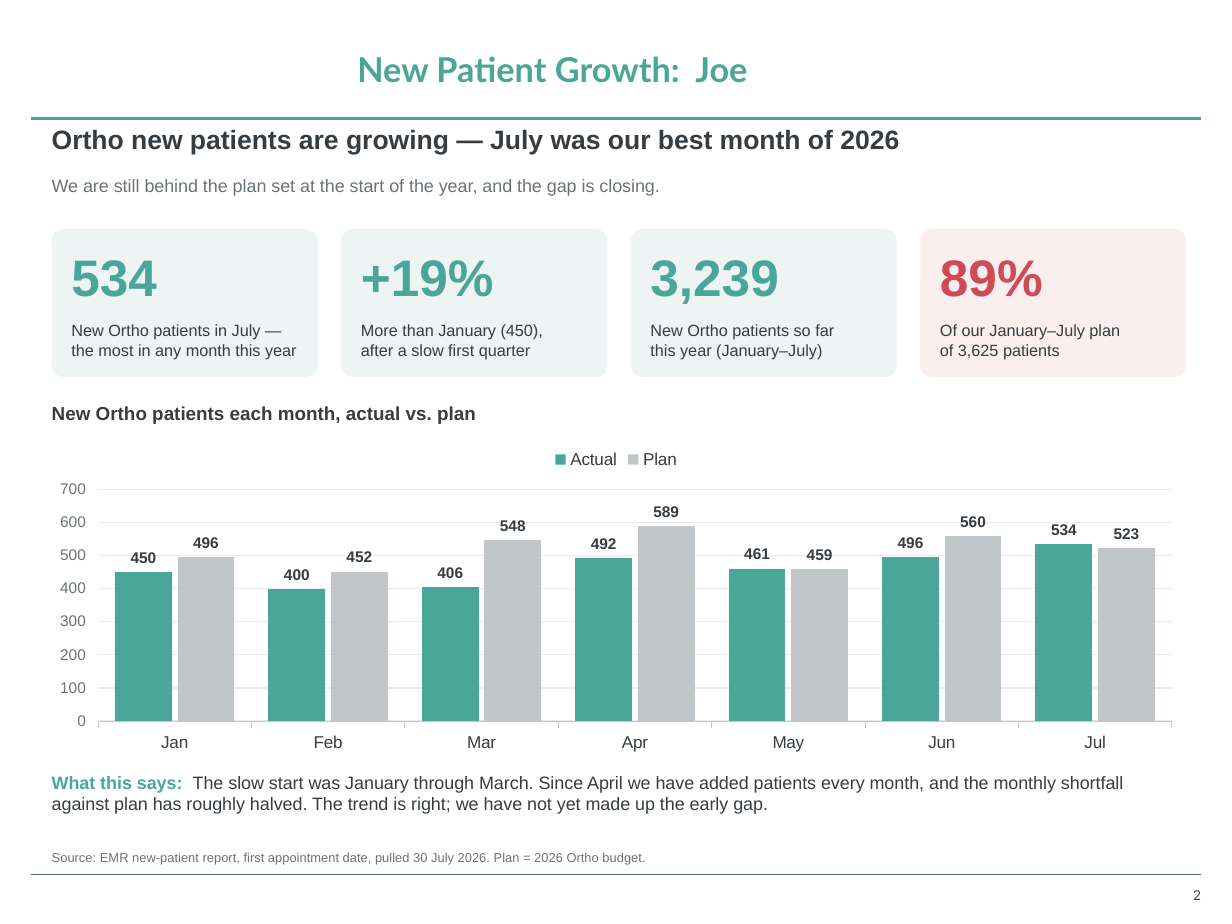
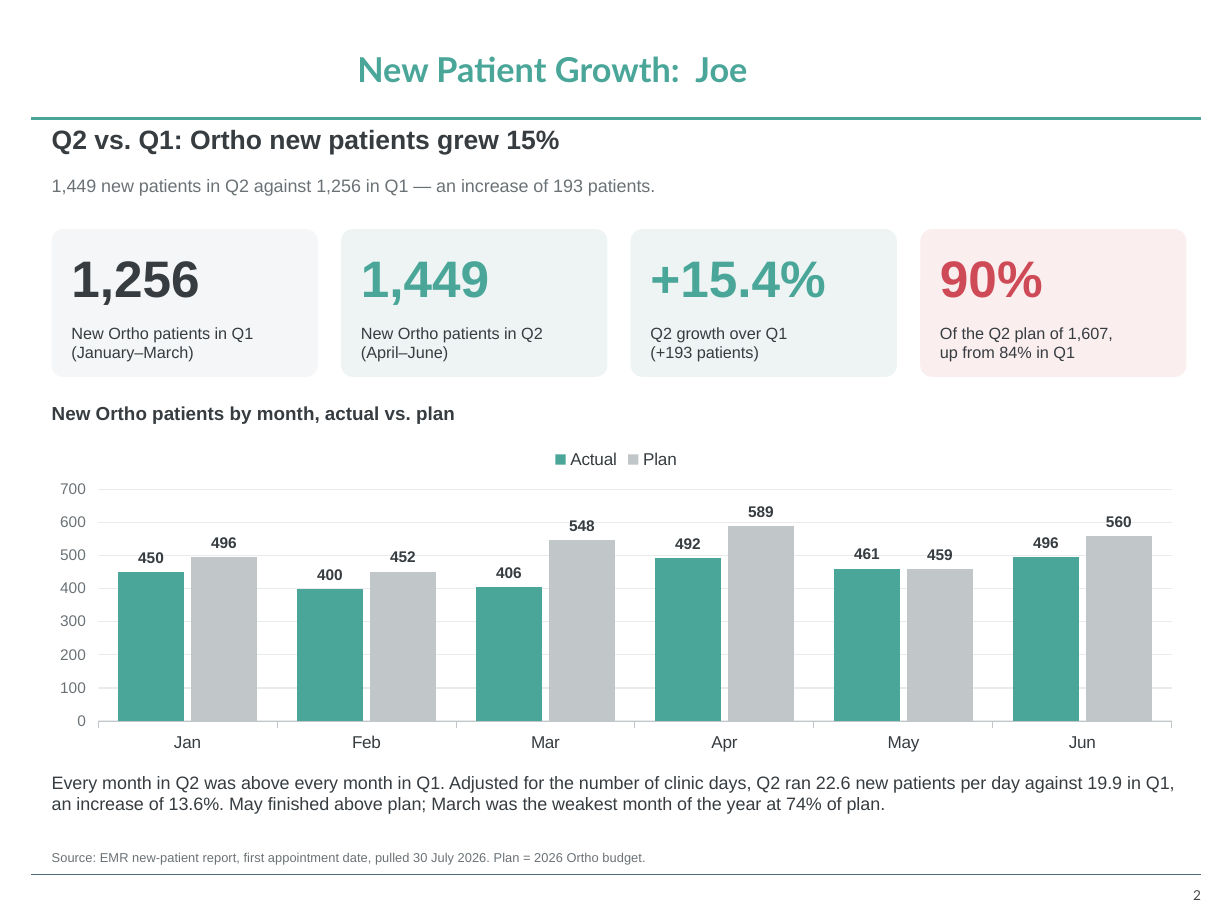
Before and after one commit to JosephAndrewMacLean/SHP, a slide deck: slide 2 of analytics/Ortho-New-Patient-Growth-Joe-MacLean.pptx. Drawn at 1232x924 pixels with LibreOffice and Linux fonts; fonts in the diff are those of the drawing; background and template pictures are left out. Boxes give left, top, right and bottom in pixels: in the first picture for what was removed or moved away, otherwise in the second. Text is boxed around its words. In the diff, an @@ line names an element or a change of style, - is before the commit and + after.

```diff
--- a/analytics/Ortho-New-Patient-Growth-Joe-MacLean.pptx
+++ b/analytics/Ortho-New-Patient-Growth-Joe-MacLean.pptx
@@ text at box(52, 129, 559, 155): text changed @@
-Ortho new patients are growing — July was our best month of 2026
+Q2 vs. Q1: Ortho new patients grew 15%
@@ text at box(52, 179, 655, 196): text changed @@
-We are still behind the plan set at the start of the year, and the gap is closing.
+1,449 new patients in Q2 against 1,256 in Q1 — an increase of 193 patients.
@@ rounded rectangle at box(52, 229, 318, 377): fill #EEF4F3 to #F4F6F7 @@
@@ text at box(71, 261, 199, 305): text changed; text colour #49A698 to #363C40 @@
-534
+1,256
@@ text at box(361, 261, 489, 305): text changed @@
-+19%
+1,449
@@ text at box(650, 261, 825, 298): text changed @@
-3,239
++15.4%
@@ text at box(940, 261, 1043, 298): text changed @@
-89%
+90%
@@ text at box(71, 327, 254, 362): text changed @@
-New Ortho patients in July —
-the most in any month this year
+New Ortho patients in Q1
+(January–March)
@@ text at box(361, 327, 543, 362): text changed @@
-More than January (450),
-after a slow first quarter
+New Ortho patients in Q2
+(April–June)
@@ text at box(650, 327, 788, 362): text changed @@
-New Ortho patients so far
-this year (January–July)
+Q2 growth over Q1
+(+193 patients)
@@ text at box(940, 327, 1113, 362): text changed @@
-Of our January–July plan
-of 3,625 patients
+Of the Q2 plan of 1,607,
+up from 84% in Q1
@@ text at box(52, 406, 455, 424): text changed @@
-New Ortho patients each month, actual vs. plan
+New Ortho patients by month, actual vs. plan
@@ column chart at box(37, 436, 1195, 759) @@
-categories: Jan, Feb, Mar, Apr, May, Jun, Jul
+categories: Jan, Feb, Mar, Apr, May, Jun
-Actual: 450, 400, 406, 492, 461, 496, 534
+Actual: 450, 400, 406, 492, 461, 496
-Plan: 496, 452, 548, 589, 459, 560, 523
+Plan: 496, 452, 548, 589, 459, 560
@@ text at box(52, 776, 1175, 814): text changed @@
-What this says: The slow start was January through March. Since April we have added patients every month, and the monthly shortfall against plan has roughly halved. The trend is right; we have not yet made up the early gap.
+Every month in Q2 was above every month in Q1. Adjusted for the number of clinic days, Q2 ran 22.6 new patients per day against 19.9 in Q1, an increase of 13.6%. May finished above plan; March was the weakest month of the year at 74% of plan.
```
Also in this commit, not shown: 1 slide added, 1 slide removed.
